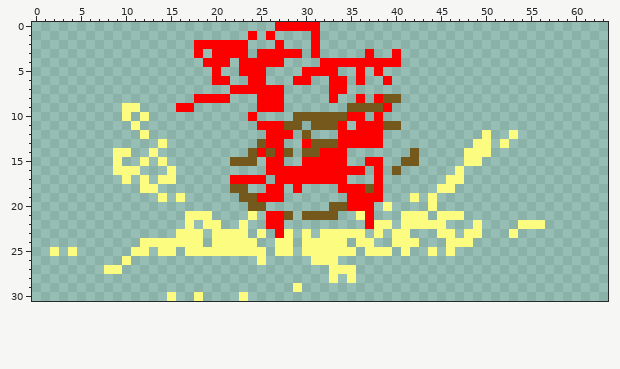
Pixel-art sprite: industries/new-industry-0/1.png. Above: the version before the commit.
The file is 64x31 pixels.
And afterwards:
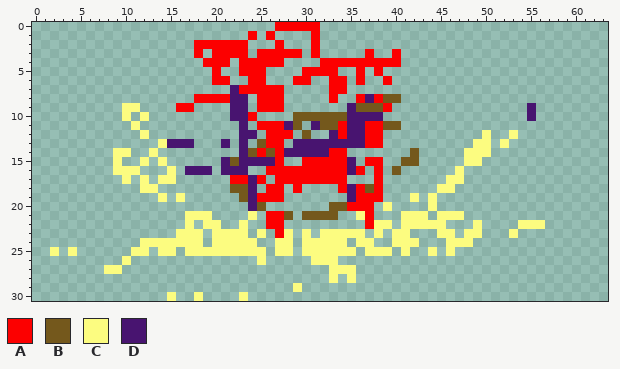
Palette (. is transparent): A #fc0000  B #74581c  C #fcfc80  D #481470
Log entry: modified(industry): New industry #0 Co-authored-by: TrueGRF <truegrf@truebrain.nl>
What changed:
@@ x 0..63 @@
  6 ....................AA..AA...AA..AA.A..A........................
- 7 ......................AAAAAA.....AA.............................
- 8 ..................AAAA...AAA.....A..A.ABB.......................
- 9 ..........CC....AA.......AAA.......BBBBA........................
-10 ..........C.C...........A....BBBBBBAA.A.........................
-11 ...........C.............AAABB.BBBA.AAABB.......................
-12 ............C.............AAA.B...AAAAA...........C..C..........
-13 ..............C..........BAA..ABBBAAAAA..........CC.C...........
-14 .........CC..C..........BABAB.BBAAA.......B.....CCC.............
-15 .........C..C.C.......BBB.AA..AAAAA..AA..BB.....CC..............
-16 .........CCC...C..........AAAAAAAAAAA.A.B......C................
-17 ..........C.C.CC......AAAA.AAAAAAAA...A.......CC................
-18 ............CC........BB..AA.A....AAABA......CC.................
-19 ..............C.C......BBAAA.......AAAA...C.C...................
-20 ........................BB.......BBAAA.C....C...................
+ 7 ......................DAAAAA.....AA.............................
+ 8 ..................AAAADD.AAA.....A..ADABB.......................
+ 9 ..........CC....AA....DD.AAA.......DBBBA...............D........
+10 ..........C.C.........DDA....BBBBBBDDDD................D........
+11 ...........C...........D.AAADB.DBBADDAABB.......................
+12 ............C..........DD.AAA.B..DADDAA...........C..C..........
+13 ..............CDDD...D.D.BAA.DDDDDDDDAA..........CC.C...........
+14 .........CC..C.........DBABADDDDDAA.......B.....CCC.............
+15 .........C..C.C......DBDDDDA..AAAAAD.AA..BB.....CC..............
+16 .........CCC...C.DDD.DDD..AAAAAAAAADA.A.B......C................
+17 ..........C.C.CC......AADA.AAAAAAAA...A.......CC................
+18 ............CC........BBD.AA.A....ADABA......CC.................
+19 ..............C.C......BDAAA.......DAAA...C.C...................
+20 ........................DB.......BBAAA.C....C...................
 21 .................CCC....C.AAB.BBBB..CA...CCC.CCC................
Where, in picture pixels (left, top, right, bottom), the same in both pictures:
changed: (167, 85, 383, 211)
added: (527, 103, 536, 121)
